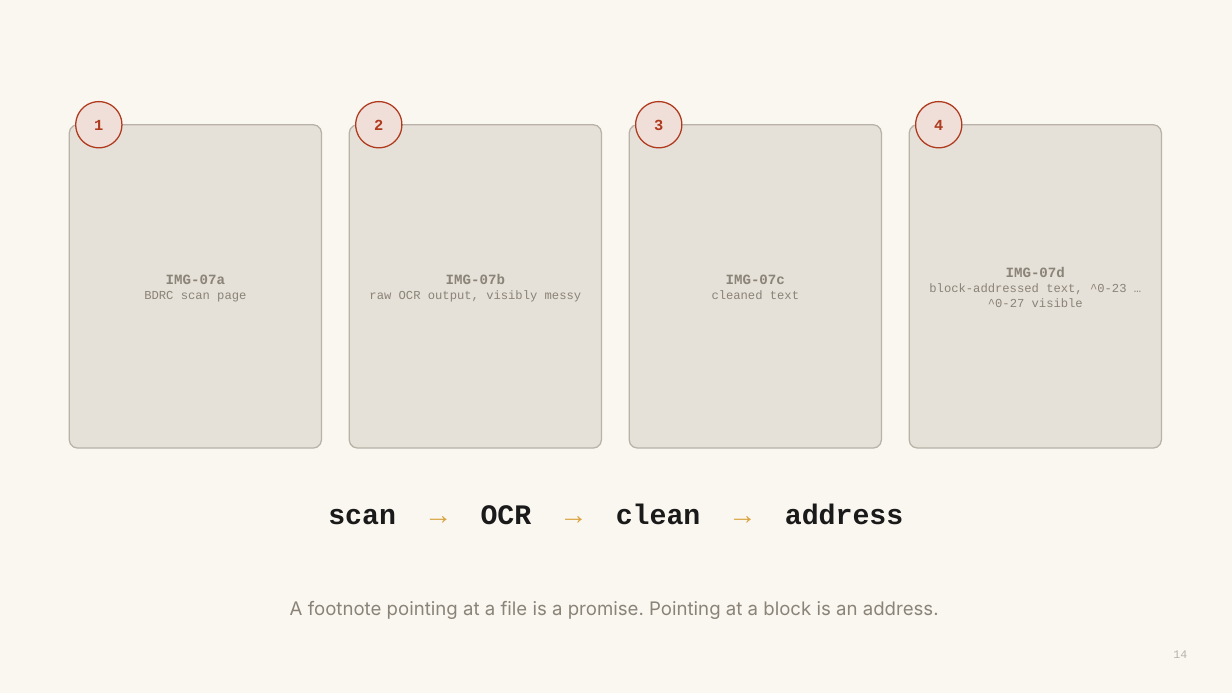
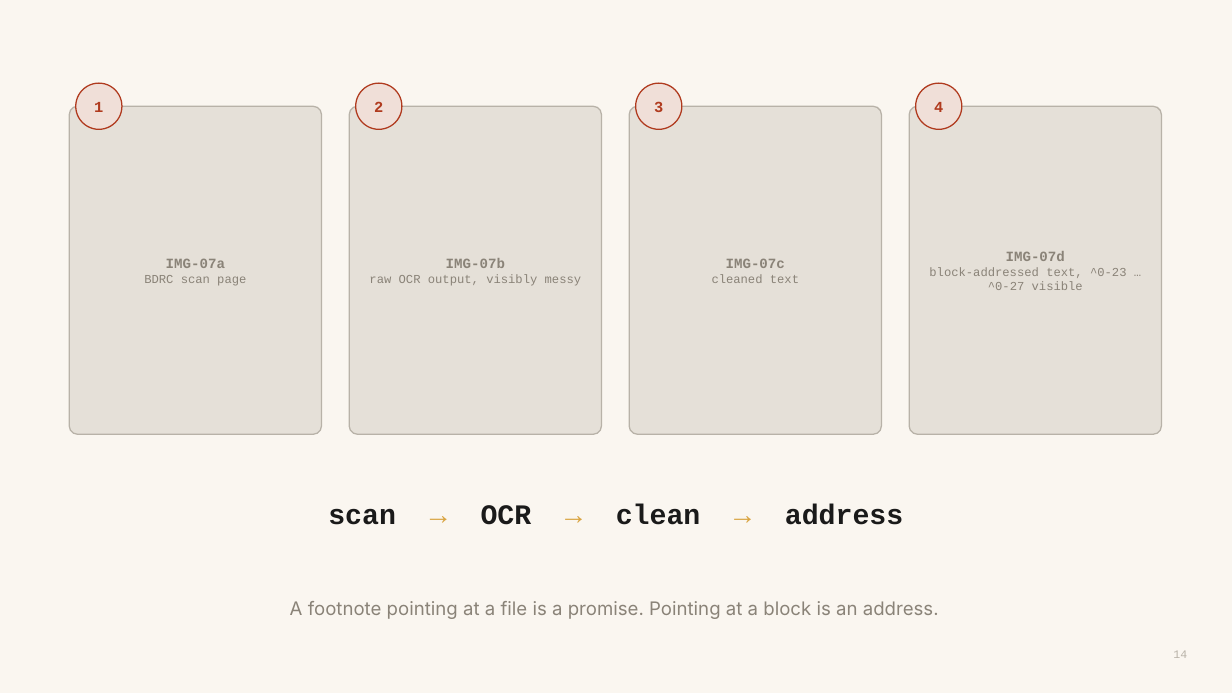
Before and after one commit to WeBuddhist/21-taras-rails, a slide deck: slide 15 of 0-INBOX/presentation-humanities-2026/verification-deck.pptx. Drawn at 1232x693 pixels with LibreOffice and Linux fonts; fonts in the diff are those of the drawing. Boxes give left, top, right and bottom in pixels: in the first picture for what was removed or moved away, otherwise in the second. Text is boxed around its words. In the diff, an @@ line names an element or a change of style, - is before the commit and + after.

```diff
--- a/0-INBOX/presentation-humanities-2026/verification-deck.pptx
+++ b/0-INBOX/presentation-humanities-2026/verification-deck.pptx
@@ 4 texts, 4 ellipses: place and size @@
-4 texts, 4 ellipses at (76,102,962,148)
+4 texts, 4 ellipses at (76,83,962,129)
@@ text "IMG-07a": place and size @@
-text "IMG-07a" at (144,275,246,302)
+text "IMG-07a" at (144,259,246,286)
@@ rounded rectangle: place and size @@
-rounded rectangle at (69,125,322,448)
+rounded rectangle at (69,106,322,434)
@@ text "IMG-07b": place and size @@
-text "IMG-07b" at (369,274,582,302)
+text "IMG-07b" at (369,258,582,286)
@@ rounded rectangle: place and size @@
-rounded rectangle at (349,125,602,448)
+rounded rectangle at (349,106,602,434)
@@ text "IMG-07c": place and size @@
-text "IMG-07c" at (712,275,799,299)
+text "IMG-07c" at (712,259,799,283)
@@ rounded rectangle: place and size @@
-rounded rectangle at (629,125,882,448)
+rounded rectangle at (629,106,882,434)
@@ text "IMG-07d": place and size @@
-text "IMG-07d" at (929,267,1127,307)
+text "IMG-07d" at (929,251,1127,290)
@@ rounded rectangle: place and size @@
-rounded rectangle at (909,125,1162,448)
+rounded rectangle at (909,106,1162,434)
```
Also in this commit, not shown: 10 other slides changed.
